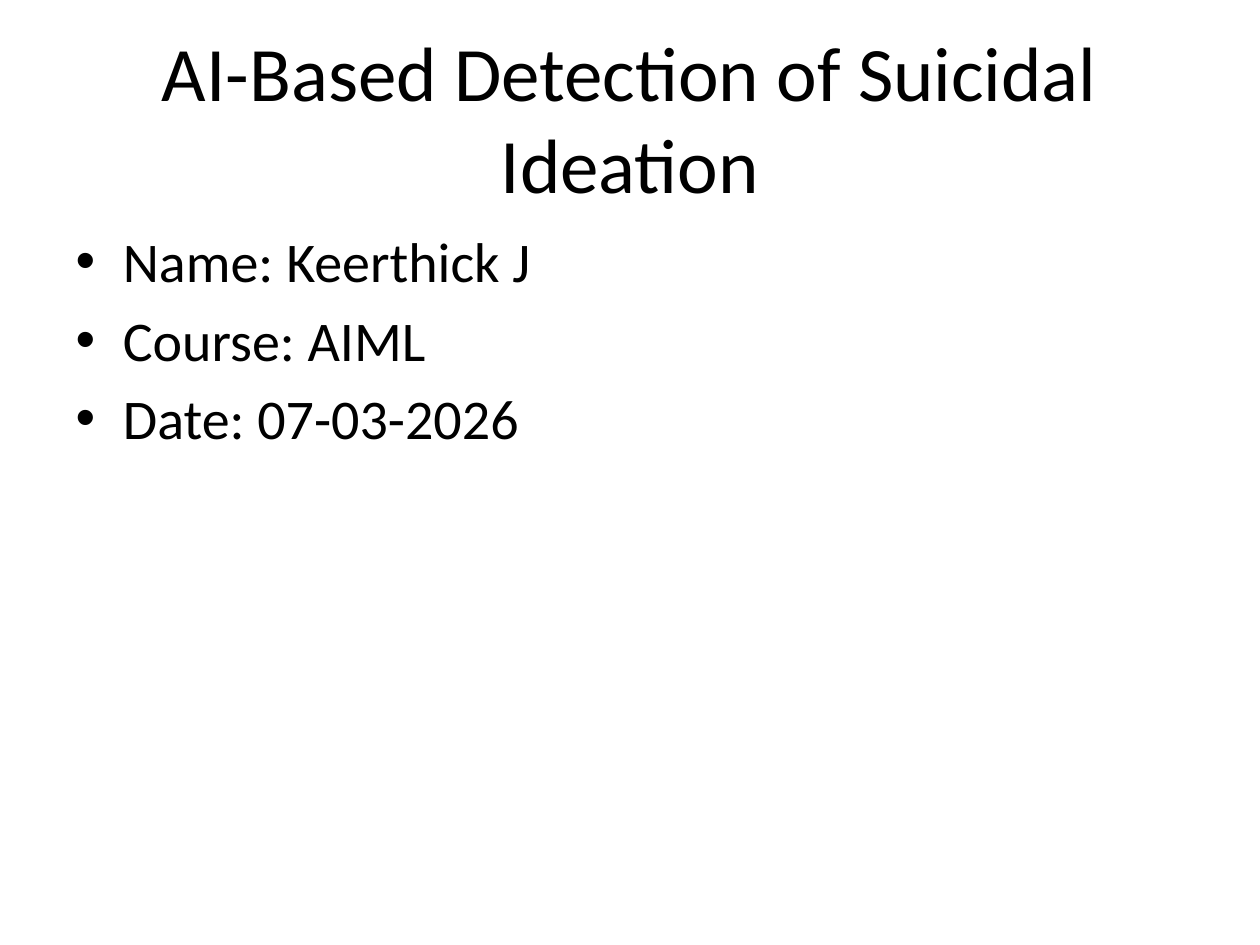
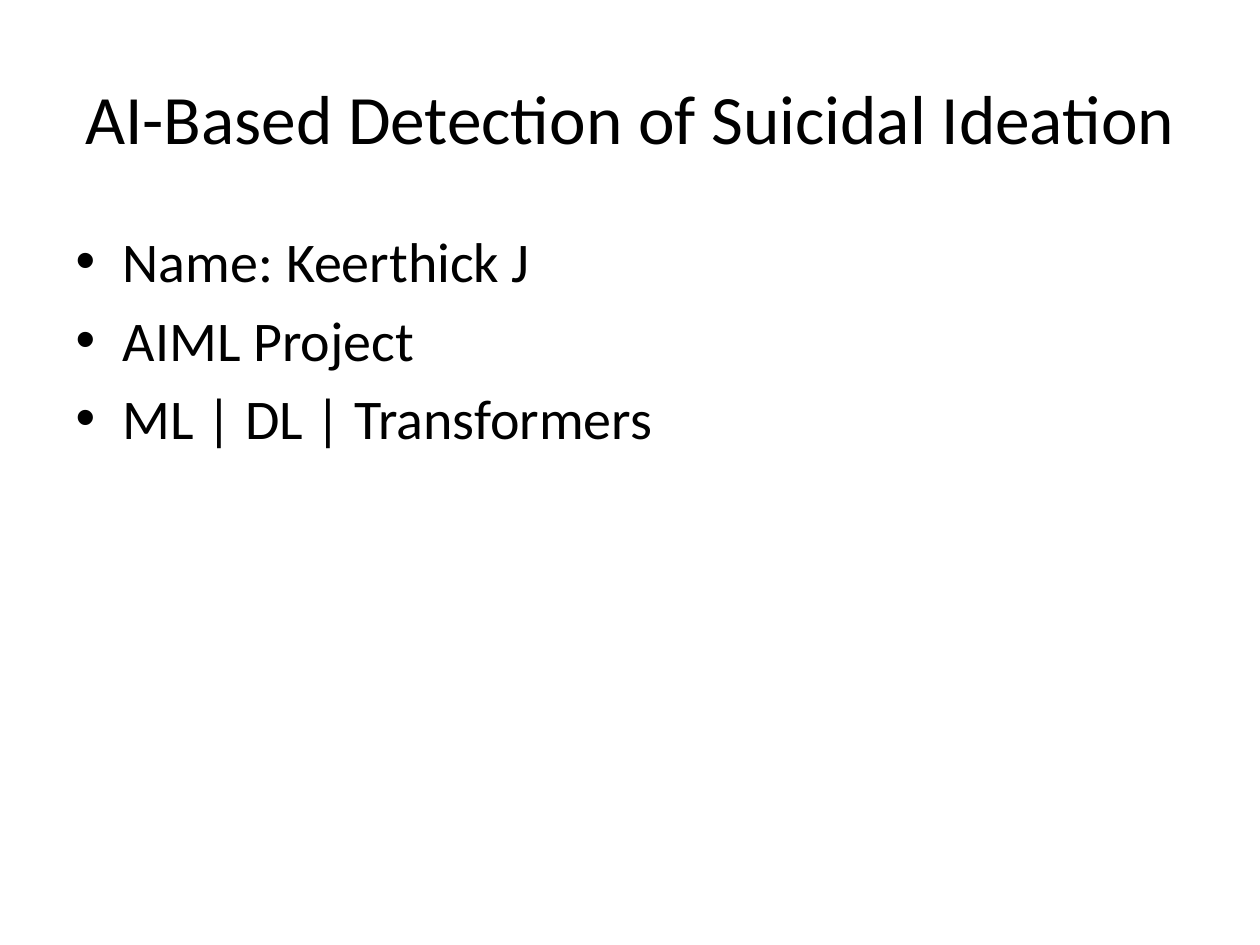
Before and after one commit to Keerthick2309/Suicidal-Detection-AI, a slide deck: slide 1 of Suicide_AI_Project_Presentation.pptx. Drawn at 1260x945 pixels with LibreOffice and Linux fonts; fonts in the diff are those of the drawing. Boxes give left, top, right and bottom in pixels: in the first picture for what was removed or moved away, otherwise in the second. Text is boxed around its words. In the diff, an @@ line names an element or a change of style, - is before the commit and + after.

```diff
--- a/Suicide_AI_Project_Presentation.pptx
+++ b/Suicide_AI_Project_Presentation.pptx
@@ title "AI-Based Detection of Suicidal Ideation" at bbox=[85, 96, 1174, 145]: size 44 to 39.6 pt @@
@@ text at bbox=[123, 322, 652, 440]: text changed @@
-• Course: AIML
-• Date: 07-03-2026
+• AIML Project
+• ML | DL | Transformers
```
Also in this commit, not shown: 9 other slides changed, 2 slides added, 1 slide removed.
